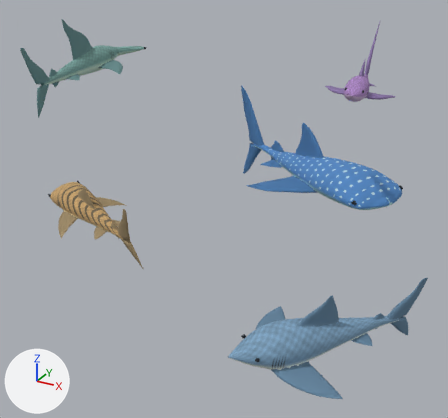
Renders of the glTF model assets/models/shark-aquarium.glb from each side of a commit.
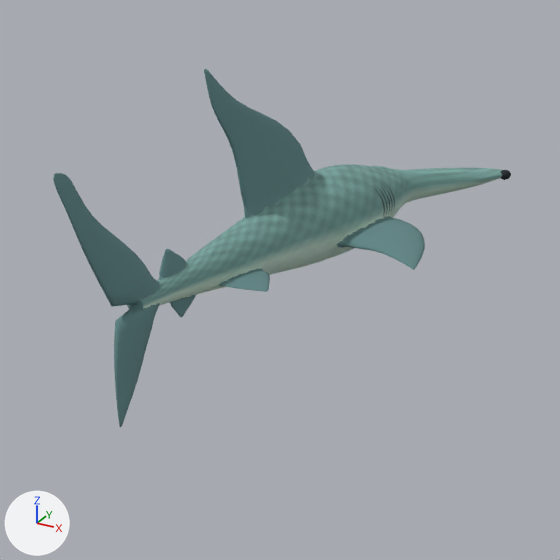
The first picture shows the older version from a 50 mm camera at (14.8, -25.7, 11.7) aimed at (0.7, -0.1, -1.1). The close-ups show the older and then the newer version on the part from 1% to 36% of the width and 0% to 37% of the height of that picture. Only the edits that show in the close-ups are written down. Lighting does not change. The marker at lower left points along +X, +Y and +Z. Where no turn or scale is listed for an object, it has been applied to the vertices. Vertices at exactly the same position are counted once.

Names of what the first close-up shows: 'Hammerhead' and 1 more.
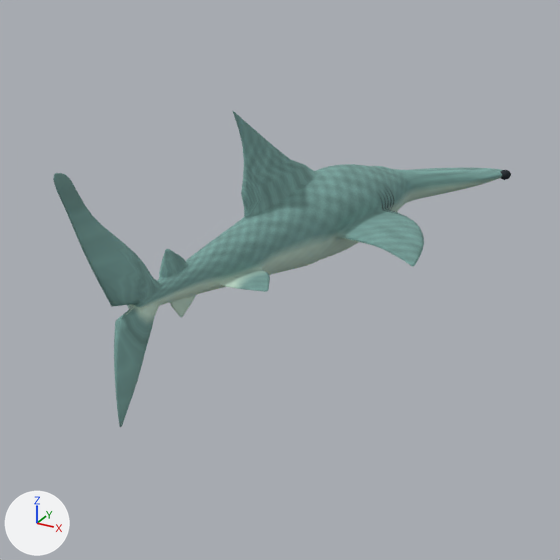
The change, as a diff of the scene's bpy script:
```diff
--- a/assets/models/shark-aquarium.glb.py
+++ b/assets/models/shark-aquarium.glb.py
@@ me_hammerhead_surface @@
 # used by ob_hammerhead; location = (-6.76, -1.61, 5.68)
-me_hammerhead_surface.from_pydata(...)  # 3911 vertices, 7818 faces; spans x -2.56..1.99, y -4.37..4.51, z -1.5..2.39
+me_hammerhead_surface.from_pydata(...)  # 3911 vertices, 7818 faces; spans x -2.56..1.98, y -4.37..4.51, z -1.5..1.8
+# me_hammerhead_surface part 1: 884 of 3911 vertices moved; they spanned x -1.94..1.99, y -0.76..2.97, z -0.82..2.39 and now span x -1.95..1.98, y -0.45..2.97, z -0.78..1.8; mean shift (-0.01, 0.04, -0.01); largest move (-0.18, -0.76, 2.38) -> (-0.19, -0.27, 1.8)
+# me_hammerhead_surface part 2: 4123 kept faces spanning x -1.95..1.98, y -4.37..4.4, z -1.5..1.8 get new texture (UV) coordinates
+# me_hammerhead_surface part 3: 2959 faces spanning x -1.95..1.98, y -4.37..2.56, z -1.5..1.8 switch from mat_hammerhead___fins (cyan #618788) to mat_hammerhead___skin (picture img_hammerhead_skin)
```

Boxes (x1, y1, x2, y2) around the edits, measured in the close-ups (560 x 560 px; the box of a moved part takes in the faces that stretch with it):
'Hammerhead', reshaped (12% shorter)
    before: (53, 69, 502, 427)
    after: (53, 111, 502, 427)
part 1 of me_hammerhead_surface, moved or reshaped
    before: (204, 69, 425, 270)
    after: (233, 111, 424, 267)
part 2 of me_hammerhead_surface, surface changed
    before: (68, 69, 425, 426)
    after: (68, 111, 424, 426)
part 3 of me_hammerhead_surface, recoloured
    before: (68, 69, 425, 426)
    after: (68, 111, 424, 426)
